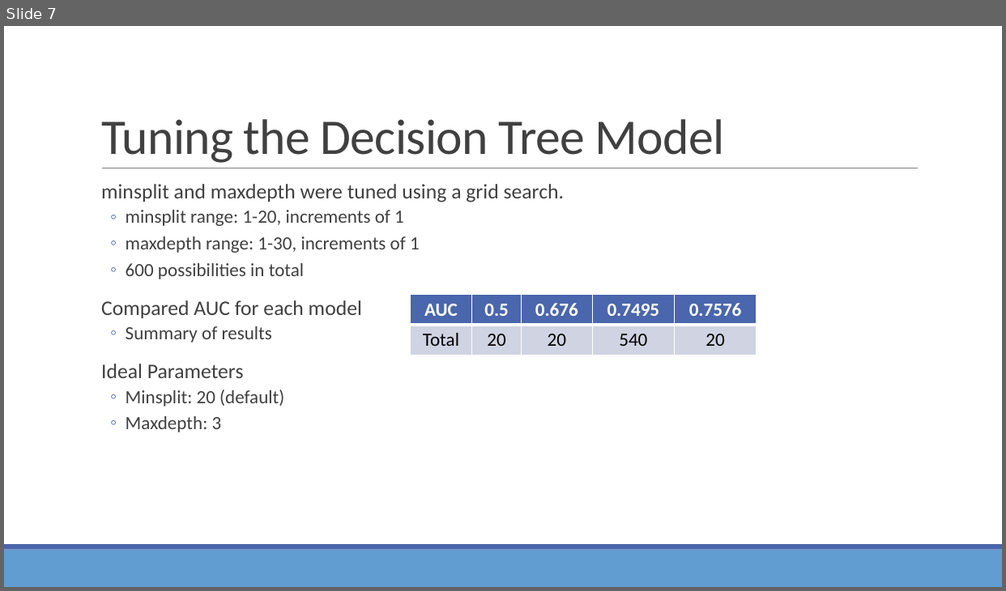
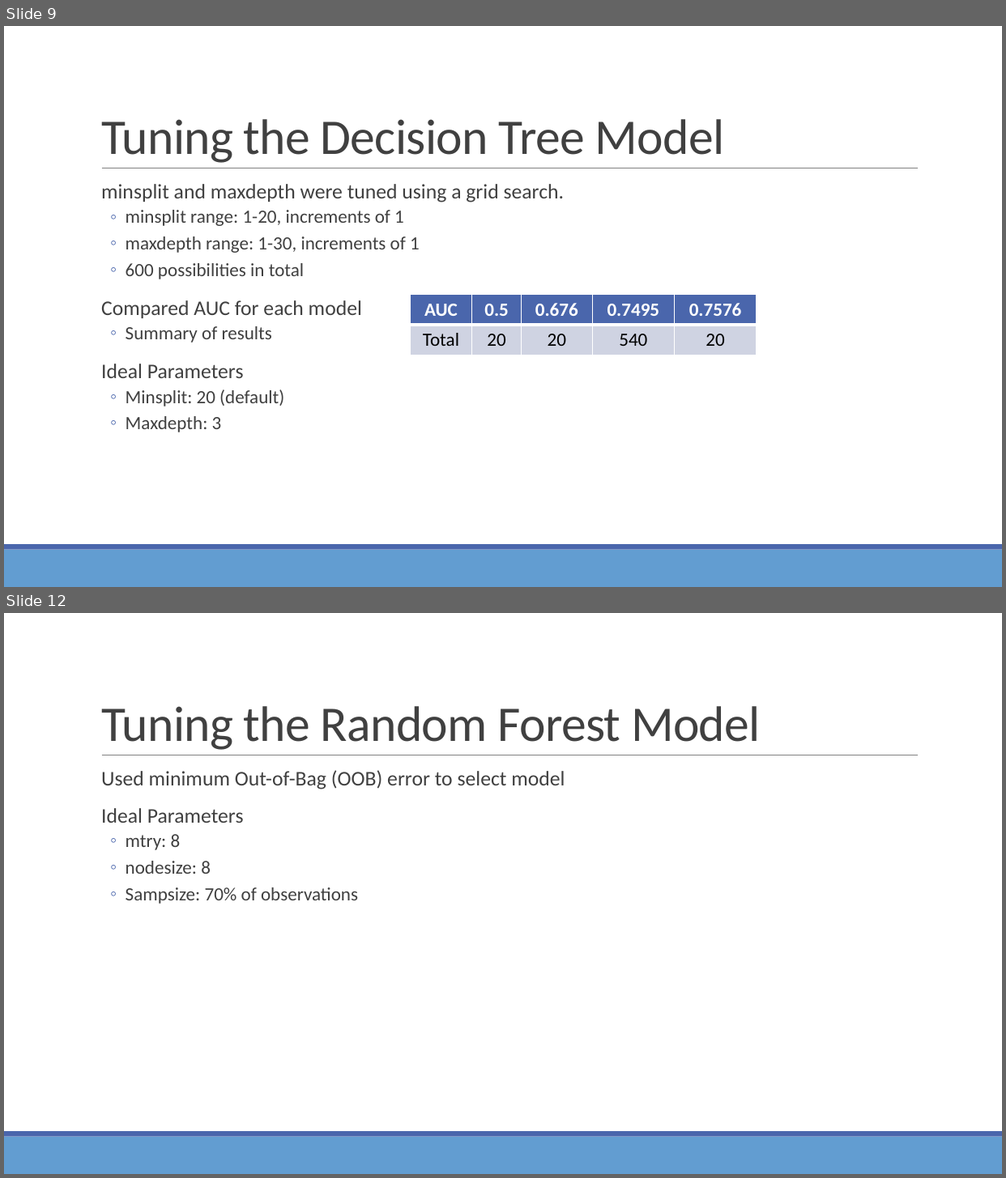
Before and after one commit to yelaura/r-assignments, a slide deck: Practical Machine Learning/Optimizing Decision Trees and Random Forest Models.pptx. Shown one above the other, each under a label of ours: slide 7 before the commit, slides 9 and 12 after it; the slides between them are not shown. The pictures are 1006x591 and 1006x1178 pixels, drawn with LibreOffice and Linux fonts; fonts in the diff are those of the drawing. Boxes give left, top, right and bottom in pixels: in the first picture for what was removed or moved away, otherwise in the second. Text is boxed around its words. In the diff, an @@ line names an element or a change of style, - is before the commit and + after.

```diff
--- a/Practical Machine Learning/Optimizing Decision Trees and Random Forest Models.pptx
+++ b/Practical Machine Learning/Optimizing Decision Trees and Random Forest Models.pptx
@@ slide 12 added at box(4, 613, 1002, 1174), background #FFFFFF; not listed: 3 template elements that a slide beside it also shows @@
@@ title added at box(101, 706, 761, 750), 48 pt, text #404040 @@
+Tuning the Random Forest Model
@@ text added at box(101, 770, 565, 904), 20 pt, text #404040 @@
+  Used minimum Out-of-Bag (OOB) error to select model
+  Ideal Parameters
+  ◦ mtry: 8
+  ◦ nodesize: 8
+  ◦ Sampsize: 70% of observations
@@ what was slide 7 is now slide 9 @@
```
Also in this commit, not shown: 6 slides changed, 3 other slides added.
